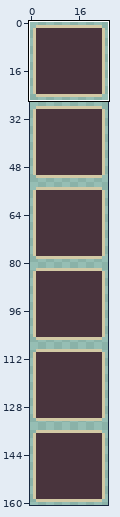
Two versions of one pixel-art file, Assets/Asset/UI/AbilityBar_UI.aseprite. The picture above shows the old version from afar; the outline marks the close-up.
Close-up. Earlier state:
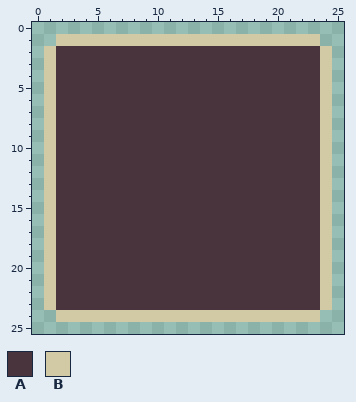
26x161 pixels, 1 frame. Shown: x 0..25, y 0..25. The commit also changed other parts of the picture, which this record leaves out.
Palette (. is transparent): A #49343d  B #d2c9a5
Pixels before, first column x 1:
 1 .BBBBBBBBBBBBBBBBBBBBBB.
 2 BAAAAAAAAAAAAAAAAAAAAAAB
 3 BAAAAAAAAAAAAAAAAAAAAAAB
 4 BAAAAAAAAAAAAAAAAAAAAAAB
 5 BAAAAAAAAAAAAAAAAAAAAAAB
 6 BAAAAAAAAAAAAAAAAAAAAAAB
 7 BAAAAAAAAAAAAAAAAAAAAAAB
 8 BAAAAAAAAAAAAAAAAAAAAAAB
 9 BAAAAAAAAAAAAAAAAAAAAAAB
10 BAAAAAAAAAAAAAAAAAAAAAAB
11 BAAAAAAAAAAAAAAAAAAAAAAB
12 BAAAAAAAAAAAAAAAAAAAAAAB
13 BAAAAAAAAAAAAAAAAAAAAAAB
14 BAAAAAAAAAAAAAAAAAAAAAAB
15 BAAAAAAAAAAAAAAAAAAAAAAB
16 BAAAAAAAAAAAAAAAAAAAAAAB
17 BAAAAAAAAAAAAAAAAAAAAAAB
18 BAAAAAAAAAAAAAAAAAAAAAAB
19 BAAAAAAAAAAAAAAAAAAAAAAB
20 BAAAAAAAAAAAAAAAAAAAAAAB
21 BAAAAAAAAAAAAAAAAAAAAAAB
22 BAAAAAAAAAAAAAAAAAAAAAAB
23 BAAAAAAAAAAAAAAAAAAAAAAB
24 .BBBBBBBBBBBBBBBBBBBBBB.
And afterwards:
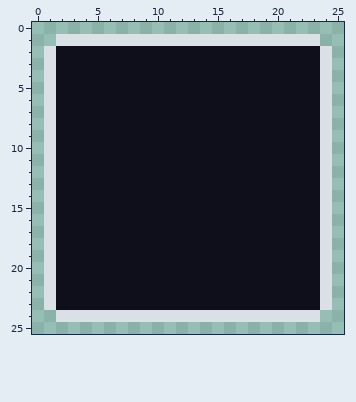
Edits made:
{"colour":"A","old":"#49343d","new":"#0f0f1b"}
{"colour":"B","old":"#d2c9a5","new":"#dbe0e7"}
